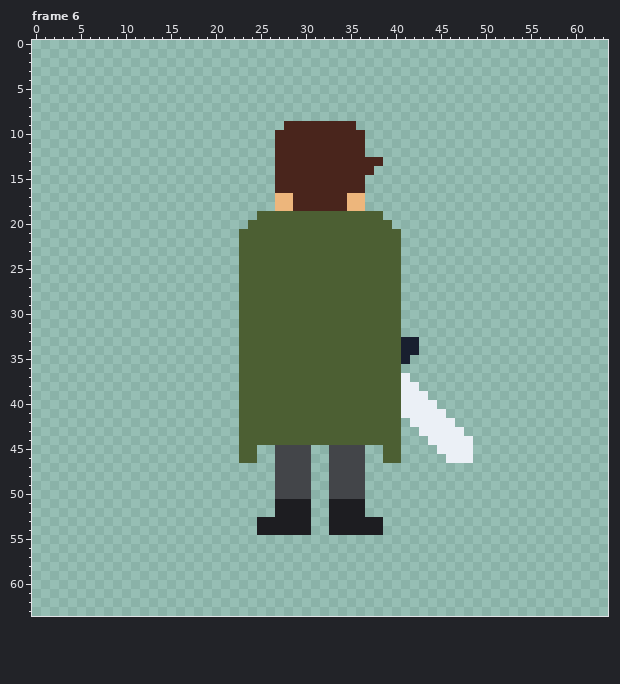
Two versions of one pixel-art file, Assets/asprite/PlayerStage1.aseprite. This is how it looked before the edit.
64x64 pixels, 16 frames. Shown: frame 6. The commit also changed other frames, which this record leaves out.
After the commit:
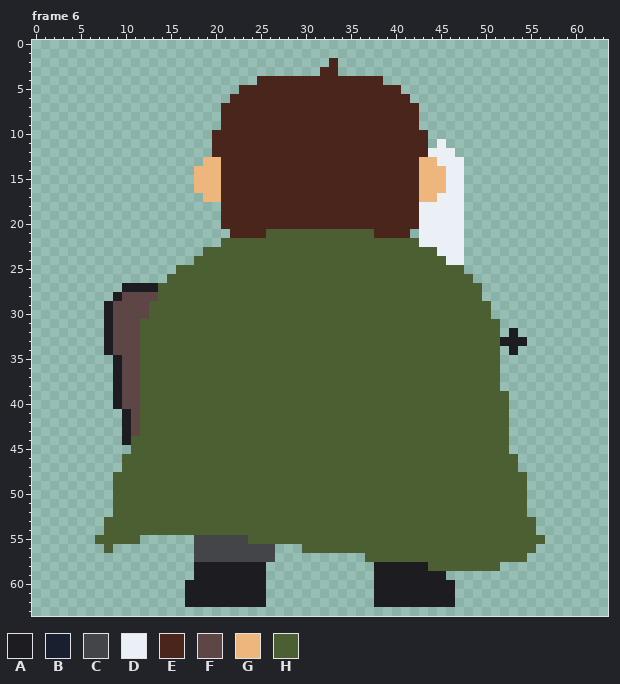
Palette (. is transparent): A #1d1d21  B #181f2f  C #434549  D #ebf0f6  E #49251c  F #5e4646  G #edb67c  H #4c5f33
From the commit log: implemented player attacks
What changed:
layer "body" added
layer "legs" added
layer "sword/shield" added
layer "Cape - back" removed
Changed rows in their new state; - is an unchanged pixel.
Frame 6, layers "sword/shield", "legs", "body":
first column x 7:
 2 --------------------------E-----------------------
 3 -------------------------EE-----------------------
 4 ------------------EEEEEEEEEEEEEE------------------
 5 ----------------EEEEEEEEEEEEEEEEEE----------------
 6 ---------------EEEEEEEEEEEEEEEEEEEE---------------
 7 --------------EEEEEEEEEEEEEEEEEEEEEE--------------
 8 --------------EEEEEEEEEEEEEEEEEEEEEE--------------
 9 --------------EEEEEEE--------EEEEEEE--------------
10 -------------EEEEEEE----------EEEEEEE-------------
11 -------------EEEEEEE----------EEEEEEE-D-----------
12 -------------EEEEEEE----------EEEEEEEDDD----------
13 ------------GGEEEEEE------------EEEEGGDDD---------
14 -----------GGGEEEEEE-----------EEEEEGGGDD---------
15 -----------GGGEEEEEE----------EEEEEEGGGDD---------
16 -----------GGGEEEEEE----------EEEEEEGGGDD---------
17 ------------GGEEEEEEEE------EEEEEEEEGGDDD---------
18 --------------EEEEEEEE------EEEEEEEEDDDDD---------
19 --------------EEEEEEEEEEEEEEEEEEEEEEDDDDD---------
20 --------------EEEEEEEEEEEEEEEEEEEEEEDDDDD---------
21 ---------------EEEE------------EEEE-DDDDD---------
22 --------------HH------------------HHDDDDD---------
23 ------------HHHH------------------HHHHDDD---------
24 -----------HHHHH------------------HHHHHDD---------
25 ---------HHHHHHH------------------HHHHHHH---------
26 --------HHHHHHHH------------------HHHHHHHH--------
27 ---AAAAHHHHHHHHH------------------HHHHHHHHH-------
28 --AFFFFHHHHHHHHH------------------HHHHHHHHH-------
29 -AFFFFHHHHHHHHHH------------------HHHHHHHHHH------
30 -AFFFFHHHHHHHHHH------------------HHHHHHHHHH------
31 -AFFFHHHHHHHHHHH------------------HHHHHHHHHHH-----
32 -AFFFHHHHHHHHHHH------------------HHHHHHHHHHH-A---
33 -AFFFHHHHHHHHHHH------------------HHHHHHHHHHHAAA--
34 -AFFFHHHHHHHHHHH------------------HHHHHHHHHHH-A---
35 --AFFHHHHHHHHHHH------------------HHHHHHHHHHH-----
36 --AFFHHHHHHHHHHH------------------HHHHHHHHHHH-----
37 --AFFHHHHHHHHHHH------------------HHHHHHHHHHH-----
38 --AFFHHHHHHHHHHH------------------HHHHHHHHHHH-----
39 --AFFHHHHHHHHHHH------------------HHHHHHHHHHHH----
40 --AFFHHHHHHHHHHH------------------HHHHHHHHHHHH----
41 ---AFHHHHHHHHHHH------------------HHHHHHHHHHHH----
42 ---AFHHHHHHHHHHH------------------HHHHHHHHHHHH----
43 ---AFHHHHHHHHHHH------------------HHHHHHHHHHHH----
44 ---AHHHHHHHHHHHH------------------HHHHHHHHHHHH----
45 ----HHHHHHHHHHHH--HHHHHHHHHHHHHH--HHHHHHHHHHHH----
46 ---HHHHHHHHHHHHH--HHHHHHHHHHHHHH--HHHHHHHHHHHHH---
47 ---HHHHHHHHHHHHHHHHHHHHHHHHHHHHHHHHHHHHHHHHHHHH---
48 --HHHHHHHHHHHHHHHHHHHHHHHHHHHHHHHHHHHHHHHHHHHHHH--
49 --HHHHHHHHHHHHHHHHHHHHHHHHHHHHHHHHHHHHHHHHHHHHHH--
50 --HHHHHHHHHHHHHHHHHHHHHHHHHHHHHHHHHHHHHHHHHHHHHH--
51 --HHHHHHHHHHHHHHHHHHHHHHHHHHHHHHHHHHHHHHHHHHHHHH--
52 --HHHHHHHHHHHHHHHHHHHHHHHHHHHHHHHHHHHHHHHHHHHHHH--
53 -HHHHHHHHHHHHHHHHHHHHHHHHHHHHHHHHHHHHHHHHHHHHHHHH-
54 -HHHHHHHHHHHHHHHHHHHHHHHHHHHHHHHHHHHHHHHHHHHHHHHH-
55 HHHHH------CCCCCCHHHHHHHHHHHHHHHHHHHHHHHHHHHHHHHHH
56 -H---------CCCCCCCCC---HHHHHHHHHHHHHHHHHHHHHHHHHH-
57 -----------CCCCCCCCC----------HHHHHHHHHHHHHHHHHH--
58 -----------AAAAAAAA------------AAAAAAHHHHHHHH-----
59 -----------AAAAAAAA------------AAAAAAAA-----------
60 ----------AAAAAAAAA------------AAAAAAAAA----------
61 ----------AAAAAAAAA------------AAAAAAAAA----------
62 ----------AAAAAAAAA------------AAAAAAAAA----------
